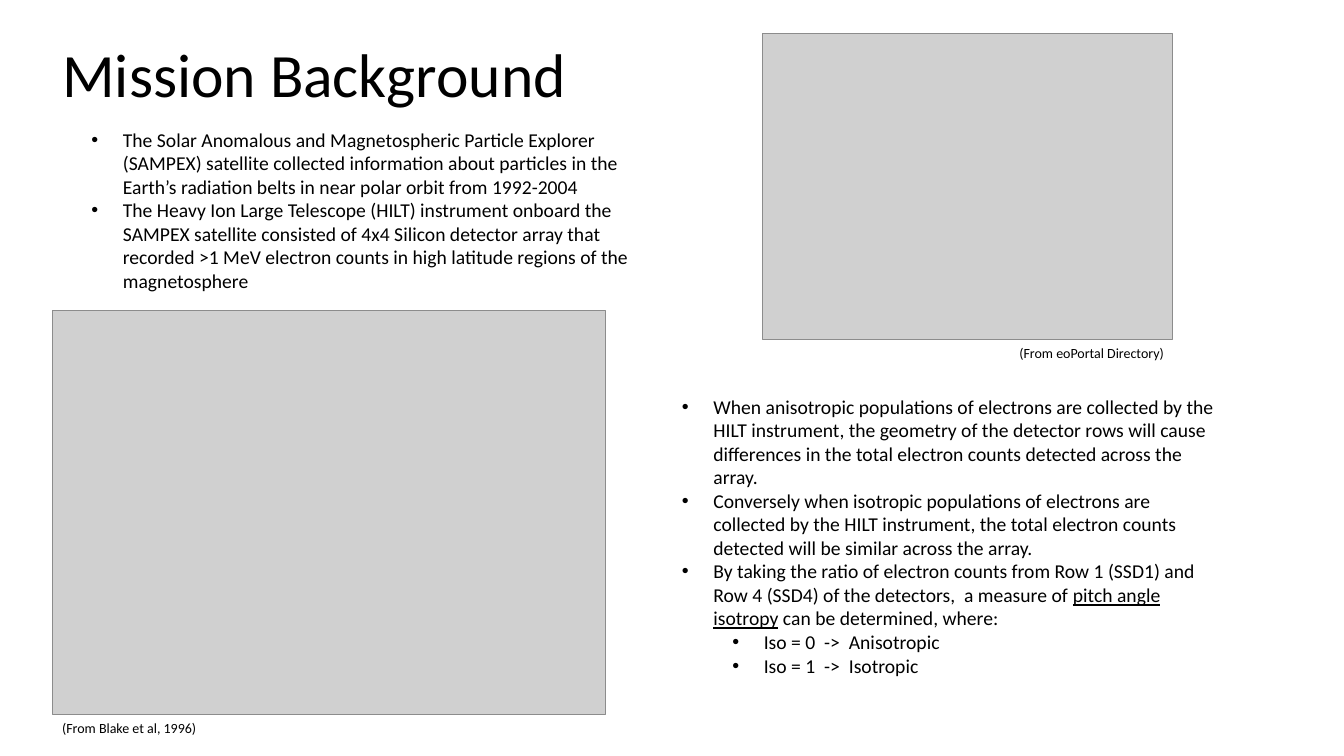
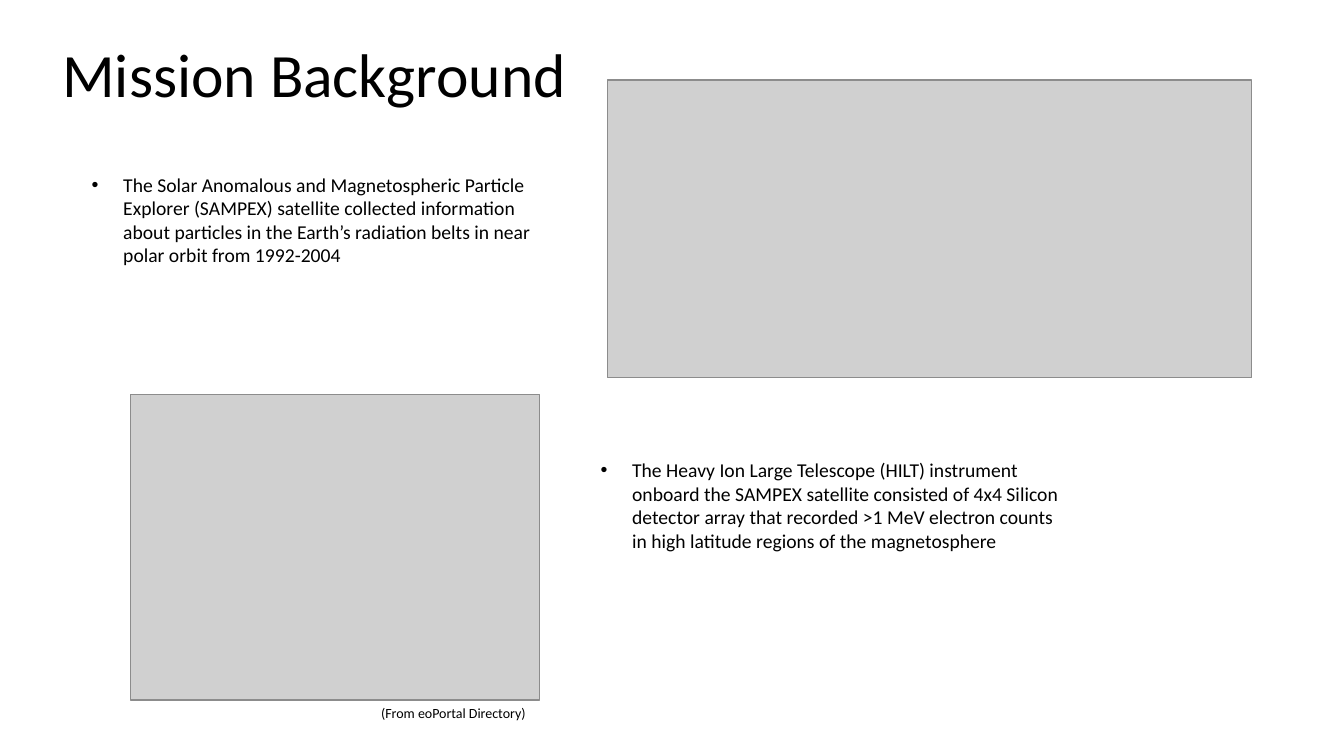
Before and after one commit to conradmr98/lasp-microburst-research, a slide deck: slide 5 of sampexlib/Concept Summaries/AGU Research Presentation (15min).pptx (slide 4 before the commit). Drawn at 1344x756 pixels with LibreOffice and Linux fonts; fonts in the diff are those of the drawing; grey boxes stand for pictures. Boxes give left, top, right and bottom in pixels: in the first picture for what was removed or moved away, otherwise in the second. Text is boxed around its words. In the diff, an @@ line names an element or a change of style, - is before the commit and + after.

```diff
--- a/sampexlib/Concept Summaries/AGU Research Presentation (15min).pptx
+++ b/sampexlib/Concept Summaries/AGU Research Presentation (15min).pptx
@@ picture added at (607,80,1252,378) @@
@@ text "The Solar Anomalous and Magnetospheric ...": place and size @@
-text "The Solar Anomalous and Magnetospheric ..." at (123,133,628,292)
+text "The Solar Anomalous and Magnetospheric ..." at (123,178,530,265)
@@ text at (123,203,628,292): paragraph removed @@
-• The Heavy Ion Large Telescope (HILT) instrument onboard the SAMPEX satellite consisted of 4x4 Silicon detector array that recorded >1 MeV electron counts in high latitude regions of the magnetosphere
@@ picture removed at (52,311,606,714) @@
@@ picture: place and size @@
-picture at (763,33,1174,339)
+picture at (130,394,540,700)
@@ text removed at (713,400,1214,676) @@
-• When anisotropic populations of electrons are collected by the HILT instrument, the geometry of the detector rows will cause differences in the total electron counts detected across the array.
-• Conversely when isotropic populations of electrons are collected by the HILT instrument, the total electron counts detected will be similar across the array.
-• By taking the ratio of electron counts from Row 1 (SSD1) and Row 4 (SSD4) of the detectors, a measure of pitch angle isotropy can be determined, where:
-  • Iso = 0 -> Anisotropic
-  • Iso = 1 -> Isotropic
@@ text added at (632,463,1057,552), 14 pt, text #000000 @@
+• The Heavy Ion Large Telescope (HILT) instrument onboard the SAMPEX satellite consisted of 4x4 Silicon detector array that recorded >1 MeV electron counts in high latitude regions of the magnetosphere
@@ text "(From eoPortal Directory)": place and size @@
-text "(From eoPortal Directory)" at (1019,348,1164,361)
+text "(From eoPortal Directory)" at (381,708,526,721)
@@ text removed at (62,723,197,735) @@
-(From Blake et al, 1996)
```
Also in this commit, not shown: 4 other slides changed, 7 slides added, 2 slides removed, 7 other files.
